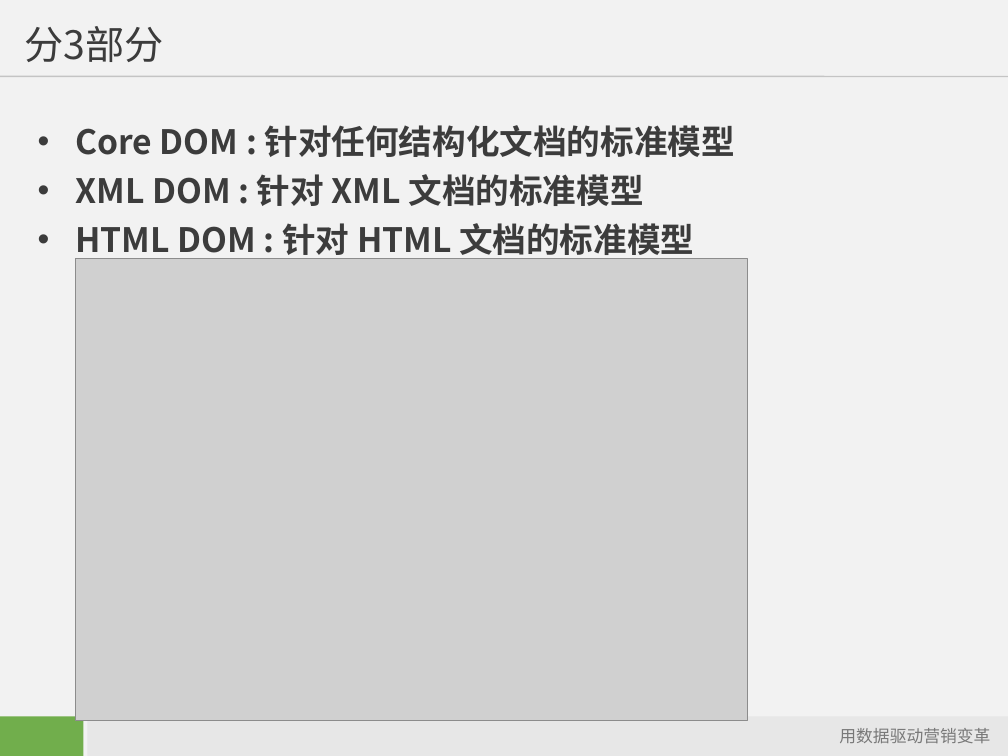
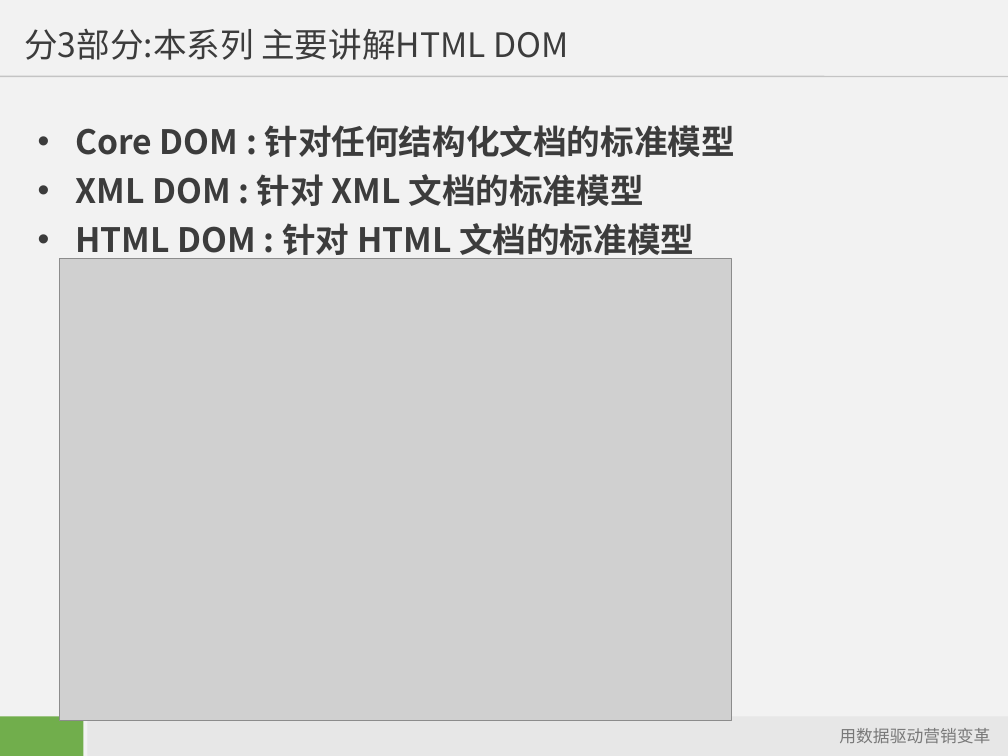
Before and after one commit to starzou/dom-edge, a slide deck: slide 9 of doc/DOM及其应用-入门.ppt (slide 5 before the commit). Drawn at 1008x756 pixels with LibreOffice and Linux fonts; fonts in the diff are those of the drawing; grey boxes stand for pictures; background and template pictures are left out. Boxes give left, top, right and bottom in pixels: in the first picture for what was removed or moved away, otherwise in the second. Text is boxed around its words. In the diff, an @@ line names an element or a change of style, - is before the commit and + after.

```diff
--- a/doc/DOM及其应用-入门.ppt
+++ b/doc/DOM及其应用-入门.ppt
@@ title at bbox=[24, 28, 568, 60]: text changed; size 28 to 24 pt @@
-分3部分
+分3部分:本系列 主要讲解HTML DOM
@@ picture: place and size @@
-picture at bbox=[76, 259, 748, 721]
+picture at bbox=[59, 259, 732, 721]
```
Also in this commit, not shown: 5 slides added, 1 slide removed, 1 other file.
